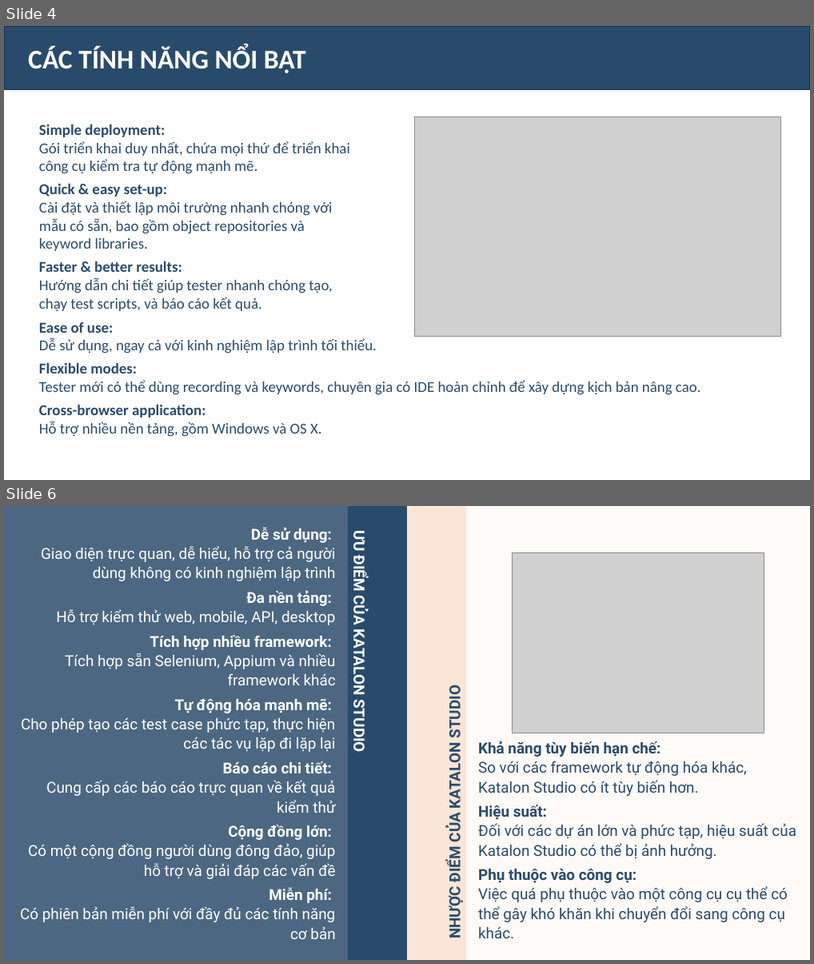
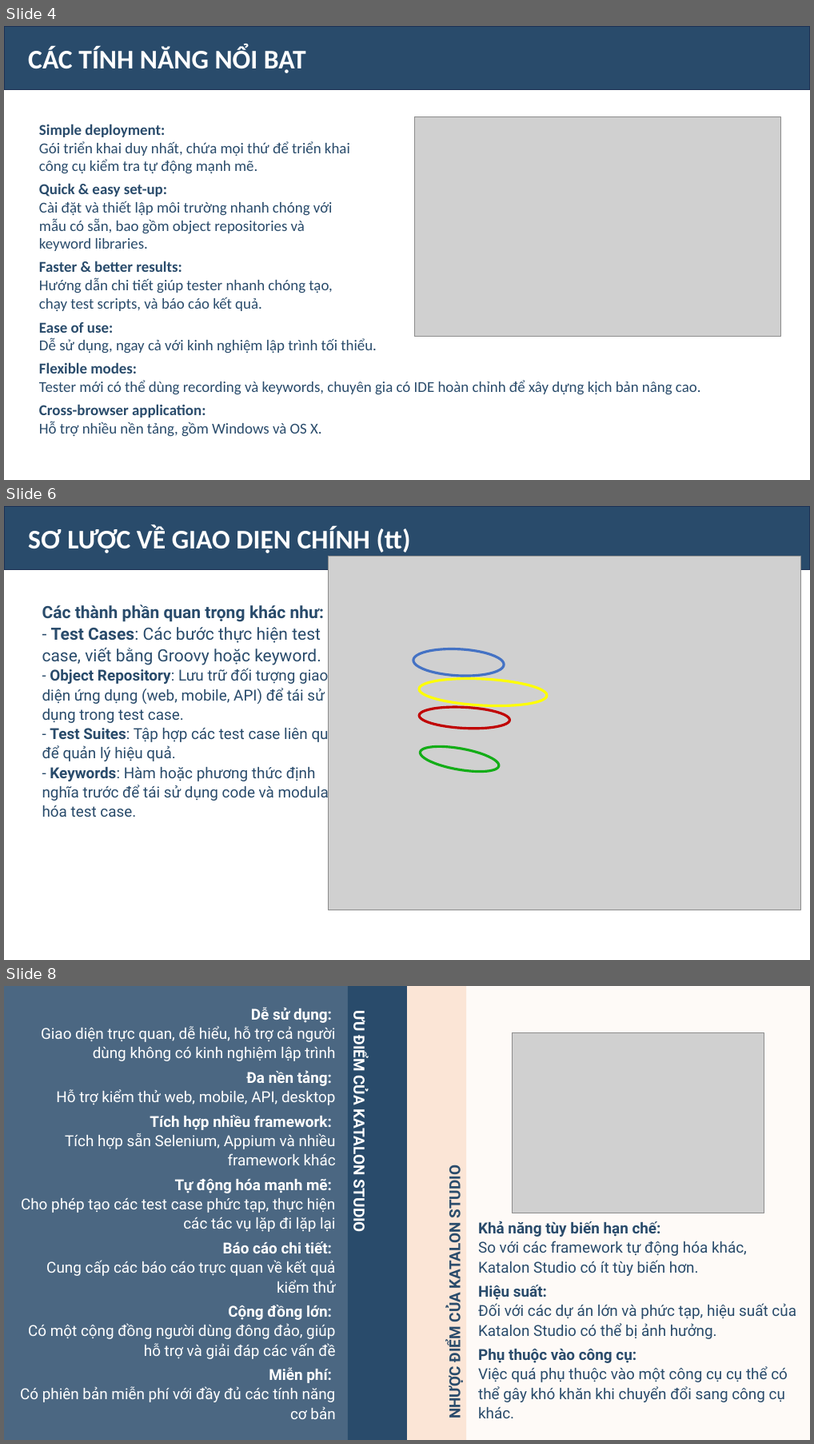
Before and after one commit to Oanh1503-git/DoAnKiemThu, a slide deck: THTH_slide.pptx. Shown one above the other, each under a label of ours: slides 4 and 6 before the commit, slides 4, 6 and 8 after it; the slides between them are not shown. The pictures are 814x964 and 814x1444 pixels, drawn with LibreOffice and Linux fonts; fonts in the diff are those of the drawing; grey boxes stand for pictures. Boxes give left, top, right and bottom in pixels: in the first picture for what was removed or moved away, otherwise in the second. Text is boxed around its words. In the diff, an @@ line names an element or a change of style, - is before the commit and + after.

```diff
--- a/THTH_slide.pptx
+++ b/THTH_slide.pptx
@@ slide 6 added at (x1=4, y1=506, x2=810, y2=960), background #FFFFFF @@
@@ rectangle added at (x1=4, y1=506, x2=810, y2=569), fill #00294F at 84% opacity, outline #1E3256 1 pt, 32 pt, text #FFFFFF, bold @@
+SƠ LƯỢC VỀ GIAO DIỆN CHÍNH (tt)
@@ picture added at (x1=328, y1=556, x2=802, y2=909) @@
@@ text added at (x1=42, y1=604, x2=346, y2=816), 18 pt, text #294B6B @@
+Các thành phần quan trọng khác như:
+- Test Cases: Các bước thực hiện test case, viết bằng Groovy hoặc keyword.
+- Object Repository: Lưu trữ đối tượng giao diện ứng dụng (web, mobile, API) để tái sử dụng trong test case.
+- Test Suites: Tập hợp các test case liên quan để quản lý hiệu quả.
+- Keywords: Hàm hoặc phương thức định nghĩa trước để tái sử dụng code và modular hóa test case.
@@ ellipse added at (x1=413, y1=647, x2=505, y2=678), outline #4472C4 3 pt @@
@@ ellipse added at (x1=418, y1=676, x2=548, y2=709), outline #FFFF00 3 pt @@
@@ ellipse added at (x1=419, y1=705, x2=511, y2=731), outline #C00000 3 pt @@
@@ ellipse added at (x1=418, y1=742, x2=501, y2=776), outline #13AD17 3 pt @@
@@ what was slide 6 is now slide 8 @@
```
Also in this commit, not shown: 1 slide changed, 1 other slide added.
